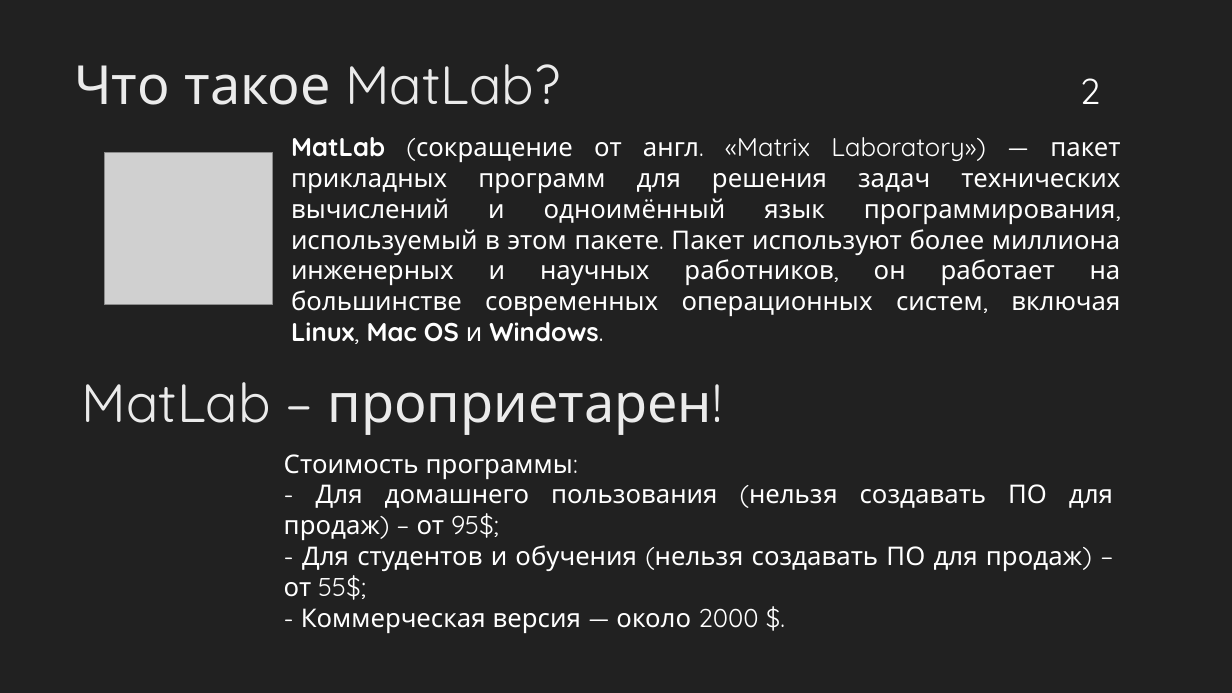
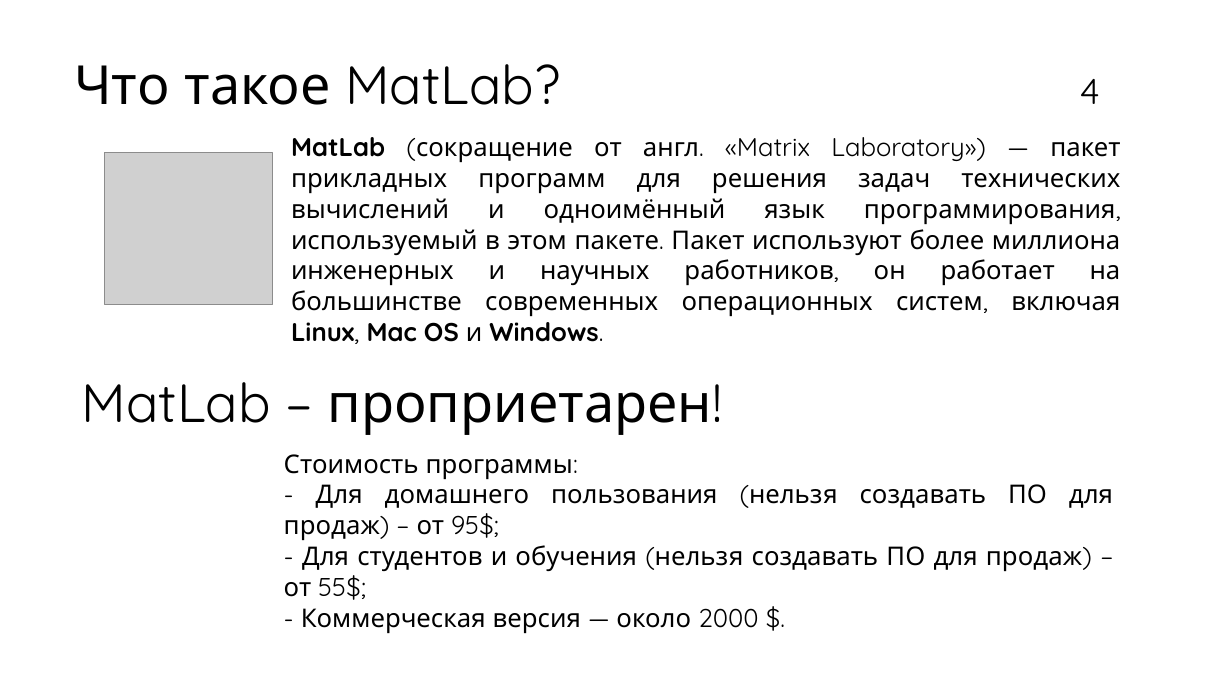
Before and after one commit to vsevernov/calculation-methods, a slide deck: slide 4 of 2023-2024/lectures/Лекция по MatLab №1.pptx (slide 2 before the commit). Drawn at 1232x693 pixels with LibreOffice and Linux fonts; fonts in the diff are those of the drawing; grey boxes stand for pictures. Boxes give left, top, right and bottom in pixels: in the first picture for what was removed or moved away, otherwise in the second. Text is boxed around its words. In the diff, an @@ line names an element or a change of style, - is before the commit and + after.

```diff
--- a/2023-2024/lectures/Лекция по MatLab №1.pptx
+++ b/2023-2024/lectures/Лекция по MatLab №1.pptx
@@ background #212121 to #FFFFFF @@
@@ text "Что такое MatLab?" at [74,64,560,105]: text colour #EBEBEB to #000000 @@
@@ page number at [1080,79,1100,104]: text changed; text colour #FFFFFF to #000000 @@
-2
+4
@@ text "MatLab (сокращение от англ. «Matrix ..." at [291,137,1121,344]: text colour #FFFFFF to #000000 @@
@@ text "MatLab – проприетарен!" at [82,382,713,435]: text colour #EBEBEB to #000000 @@
@@ text "Стоимость программы:" at [284,454,1113,633]: text colour #FFFFFF to #000000 @@
```
Also in this commit, not shown: 5 other slides changed, 2 slides added, 15 slides removed.
